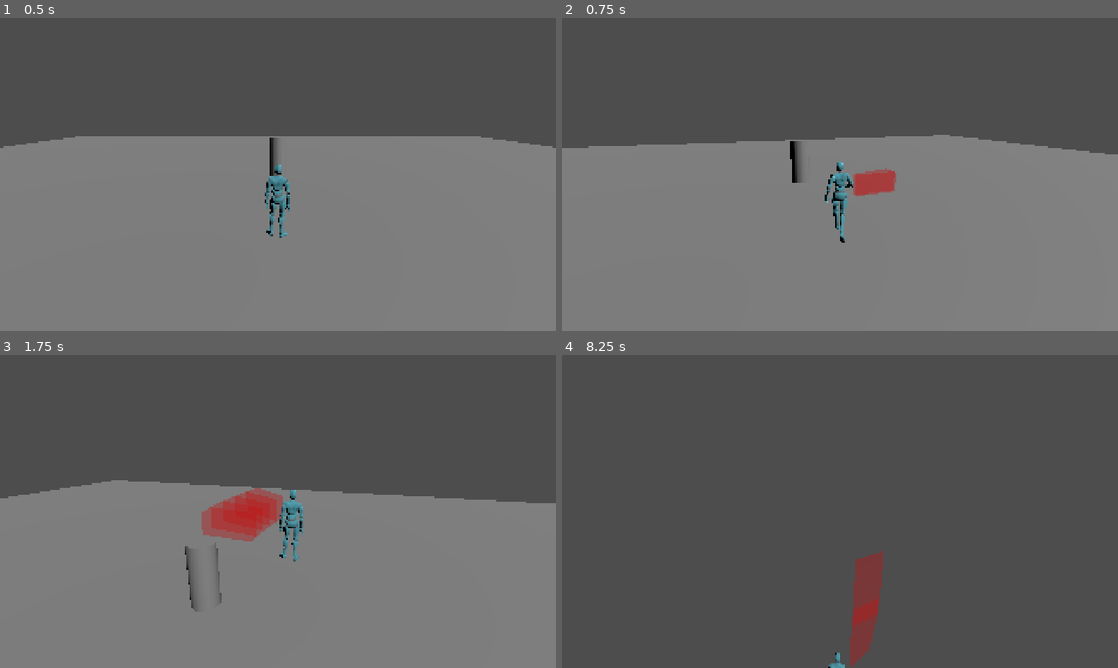
Above: before the commit, frames 1-4 (two rows, left to right).
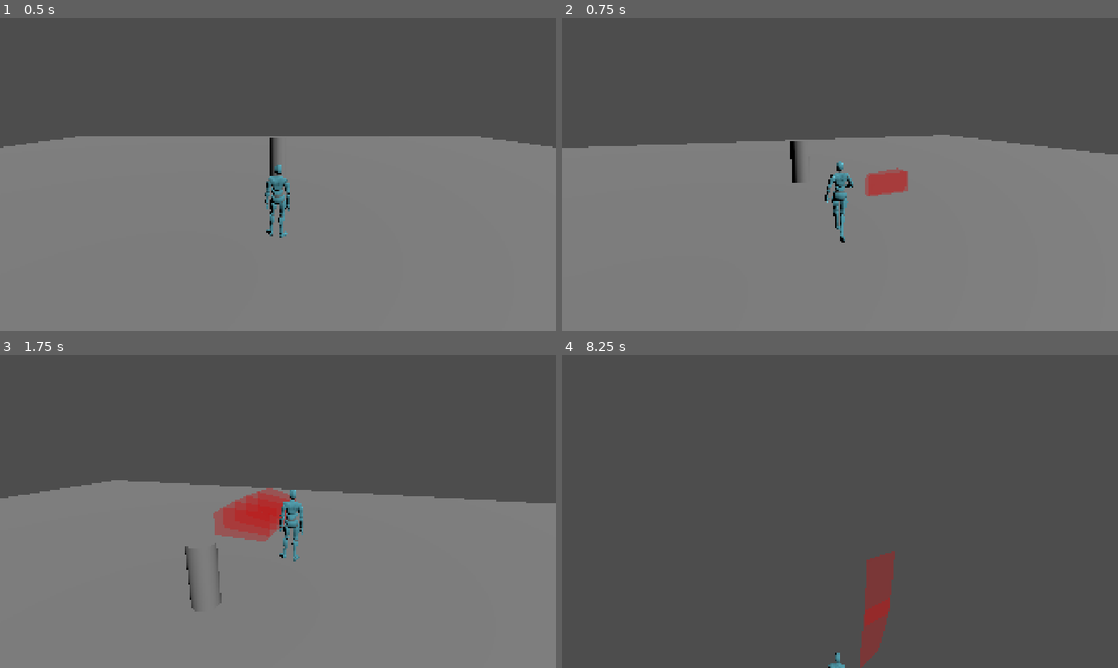
Above: after the commit, the same moments.

Repository: shroomiemies/GodscarCombatLab
Game: Godot game, scene res://scenes/tests/TestArena_Main.tscn
The game is run twice, just before and just after one commit, with the same random seed, the same clock (stepped at 60 frames per second) and the same inputs.
Inputs (mouse positions are in pixels of both pictures, inside the frame that each line leads up to):
- Up to frame 1 (0.5 s): no input
- Up to frame 2 (0.75 s): tap Enter at 0.5 s; move the mouse to (867, 174) at 0.52 s; press the mouse at (867, 174) at 0.53 s; hold W (move_forward) from 0.53 s (still down)
- Up to frame 3 (1.75 s): keep holding W (move_forward); tap Space (jump) at 0.77, 1.52 s; move the mouse to (250, 511) at 1.27 s; release the mouse at (250, 511) at 1.28 s; tap Middle mouse button (attack_offhand) at 1.35 s
- Up to frame 4 (8.25 s): move the mouse to (851, 505) at 2.02 s; hold Tab (lock_on) 2.03-2.78 s; move the mouse to (834, 517) at 2.77 s; tap Shift (sprint) at 2.85 s; tap Space (jump) at 3.02, 3.77, 4.52, 6.02, 6.77, 7.52 s; move the mouse to (878, 514) at 3.52 s; hold Mouse wheel up (weapon_next) 3.53-4.28 s; move the mouse to (795, 508) at 4.27 s; tap Mouse wheel down (weapon_previous) at 4.35 s; move the mouse to (845, 511) at 5.02 s; hold 1 (weapon_style_1) 5.03-5.78 s; move the mouse to (817, 505) at 5.77 s; release W (move_forward) at 5.78 s; hold D (move_right) 5.78-6.53 s; tap 2 (weapon_style_2) at 5.85 s; move the mouse to (867, 511) at 6.52 s; hold 3 (weapon_style_3) 6.53-7.28 s; hold W (move_forward) from 6.53 s (still down); move the mouse to (812, 511) at 7.27 s; tap 4 (weapon_style_4) at 7.35 s; move the mouse to (851, 505) at 8.02 s; press the mouse at (851, 505) at 8.03 s

Frame 1 is identical in both runs. In frame 2, 0.5% of the frame differs, in the area x 52-63%, y 47-57%; in frame 3, 0.9%; in frame 4, 1.5%, in the area x 51-60%, y 62-100%.

Commit message:
Added support for flexible attack traces

Diff:
--- /dev/null
+++ b/combat/attacks/sword/template_downward_slash.tres
@@ -0,0 +1,20 @@
+[gd_resource type="Resource" script_class="AttackData" format=3 uid="uid://dwony2rp2jvyc"]
+
+[ext_resource type="Script" uid="uid://2capoepq10aa" path="res://scripts/combat/data/HitVolumeData.gd" id="2_u5ic3"]
+[ext_resource type="Script" uid="uid://c42vo4ptgbva7" path="res://scripts/combat/data/AttackData.gd" id="3_5xm04"]
+[ext_resource type="Script" uid="uid://d18uxhhjg74nc" path="res://scripts/combat/data/WeaponTraceData.gd" id="5_nntk3"]
+[ext_resource type="Resource" uid="uid://dnfnle68s0gl1" path="res://combat/weapon_traces/sword/template_diagonal_down_trace.tres" id="6_iag8s"]
+
+[resource]
+script = ExtResource("3_5xm04")
+attack_id = &"template_downward_slash"
+active_duration = 0.5
+recovery_duration = 0.3
+movement_lock_strength = 0.8
+displacement_start_time = 0.18
+displacement_end_time = 0.5
+weapon_traces = Array[ExtResource("5_nntk3")]([ExtResource("6_iag8s")])
+combo_input_close_time = 0.68
+combo_chain_time = 0.6
+strong_combo_chain_time = 0.38
+metadata/_custom_type_script = "uid://c42vo4ptgbva7"
--- /dev/null
+++ b/combat/attacks/sword/template_overhead_chop.tres
@@ -0,0 +1,20 @@
+[gd_resource type="Resource" script_class="AttackData" format=3 uid="uid://j4kjqxok82xv"]
+
+[ext_resource type="Script" uid="uid://2capoepq10aa" path="res://scripts/combat/data/HitVolumeData.gd" id="2_ejjmy"]
+[ext_resource type="Script" uid="uid://c42vo4ptgbva7" path="res://scripts/combat/data/AttackData.gd" id="3_8qyjh"]
+[ext_resource type="Resource" uid="uid://xaq5h78865sf" path="res://combat/weapon_traces/sword/template_overhead_chop_trace.tres" id="4_6as61"]
+[ext_resource type="Script" uid="uid://d18uxhhjg74nc" path="res://scripts/combat/data/WeaponTraceData.gd" id="5_dswvl"]
+
+[resource]
+script = ExtResource("3_8qyjh")
+attack_id = &"template_downward_slash"
+active_duration = 0.5
+recovery_duration = 0.3
+movement_lock_strength = 0.8
+displacement_start_time = 0.18
+displacement_end_time = 0.5
+weapon_traces = Array[ExtResource("5_dswvl")]([ExtResource("4_6as61")])
+combo_input_close_time = 0.68
+combo_chain_time = 0.6
+strong_combo_chain_time = 0.38
+metadata/_custom_type_script = "uid://c42vo4ptgbva7"
--- /dev/null
+++ b/combat/attacks/sword/template_thrust.tres
@@ -0,0 +1,20 @@
+[gd_resource type="Resource" script_class="AttackData" format=3 uid="uid://cyf2tw3kt621u"]
+
+[ext_resource type="Script" uid="uid://2capoepq10aa" path="res://scripts/combat/data/HitVolumeData.gd" id="1_151gq"]
+[ext_resource type="Script" uid="uid://c42vo4ptgbva7" path="res://scripts/combat/data/AttackData.gd" id="2_4tlmh"]
+[ext_resource type="Script" uid="uid://d18uxhhjg74nc" path="res://scripts/combat/data/WeaponTraceData.gd" id="3_vww7x"]
+[ext_resource type="Resource" uid="uid://bveast5dc11oq" path="res://combat/weapon_traces/sword/template_thrust_trace.tres" id="4_151gq"]
+
+[resource]
+script = ExtResource("2_4tlmh")
+attack_id = &"template_thrust"
+active_duration = 0.5
+recovery_duration = 0.3
+movement_lock_strength = 0.8
+displacement_start_time = 0.18
+displacement_end_time = 0.5
+weapon_traces = Array[ExtResource("3_vww7x")]([ExtResource("4_151gq")])
+combo_input_close_time = 0.68
+combo_chain_time = 0.6
+strong_combo_chain_time = 0.38
+metadata/_custom_type_script = "uid://c42vo4ptgbva7"
--- /dev/null
+++ b/combat/attacks/sword/template_uppercut.tres
@@ -0,0 +1,20 @@
+[gd_resource type="Resource" script_class="AttackData" format=3 uid="uid://dm0ygoslev0mx"]
+
+[ext_resource type="Script" uid="uid://2capoepq10aa" path="res://scripts/combat/data/HitVolumeData.gd" id="1_lyirv"]
+[ext_resource type="Script" uid="uid://c42vo4ptgbva7" path="res://scripts/combat/data/AttackData.gd" id="2_nuqdl"]
+[ext_resource type="Script" uid="uid://d18uxhhjg74nc" path="res://scripts/combat/data/WeaponTraceData.gd" id="3_ts3lq"]
+[ext_resource type="Resource" uid="uid://h3hu8v615ja5" path="res://combat/weapon_traces/sword/template_uppercut_trace.tres" id="4_lyirv"]
+
+[resource]
+script = ExtResource("2_nuqdl")
+attack_id = &"template_uppercut"
+active_duration = 0.5
+recovery_duration = 0.3
+movement_lock_strength = 0.8
+displacement_start_time = 0.18
+displacement_end_time = 0.5
+weapon_traces = Array[ExtResource("3_ts3lq")]([ExtResource("4_lyirv")])
+combo_input_close_time = 0.68
+combo_chain_time = 0.6
+strong_combo_chain_time = 0.38
+metadata/_custom_type_script = "uid://c42vo4ptgbva7"
--- a/combat/styles/sword/sword_style.tres
+++ b/combat/styles/sword/sword_style.tres
@@ -2,13 +2,13 @@
 
 [ext_resource type="Script" uid="uid://cvt1h1nfxvs0i" path="res://scripts/combat/data/WeaponStyleData.gd" id="1_41noh"]
 [ext_resource type="Resource" uid="uid://t6o74g0evcwl" path="res://combat/attacks/sword/sword_basic_01.tres" id="1_wma6l"]
-[ext_resource type="Resource" uid="uid://b2anemgpc6pfd" path="res://combat/attacks/sword/sword_strong_01.tres" id="2_kbevm"]
+[ext_resource type="Resource" uid="uid://cyf2tw3kt621u" path="res://combat/attacks/sword/template_thrust.tres" id="2_wma6l"]
 
 [resource]
 script = ExtResource("1_41noh")
 style_id = &"sword"
 display_name = "Sword"
 default_basic_attack = ExtResource("1_wma6l")
-default_strong_attack = ExtResource("2_kbevm")
+default_strong_attack = ExtResource("2_wma6l")
 debug_description = " Lateral pressure style. Basics maintain pressure; strong attacks sidestep with commitment."
 metadata/_custom_type_script = "uid://cvt1h1nfxvs0i"
--- /dev/null
+++ b/combat/weapon_traces/sword/template_diagonal_down_trace.tres
@@ -0,0 +1,18 @@
+[gd_resource type="Resource" script_class="WeaponTraceData" format=3 uid="uid://dnfnle68s0gl1"]
+
+[ext_resource type="Script" uid="uid://d18uxhhjg74nc" path="res://scripts/combat/data/WeaponTraceData.gd" id="1_uhq01"]
+
+[resource]
+script = ExtResource("1_uhq01")
+end_time = 0.42
+sample_count = 8
+trace_mode = 1
+start_angle_degrees = 70.0
+vertical_arc_forward_offset = -0.95
+vertical_arc_start_height = 1.55
+vertical_arc_end_height = 0.75
+vertical_arc_start_x = 0.65
+vertical_arc_end_x = -0.55
+vertical_arc_depth_radius = 0.25
+debug_linger_time = 0.25
+metadata/_custom_type_script = "uid://d18uxhhjg74nc"
--- /dev/null
+++ b/combat/weapon_traces/sword/template_overhead_chop_trace.tres
@@ -0,0 +1,17 @@
+[gd_resource type="Resource" script_class="WeaponTraceData" format=3 uid="uid://xaq5h78865sf"]
+
+[ext_resource type="Script" uid="uid://d18uxhhjg74nc" path="res://scripts/combat/data/WeaponTraceData.gd" id="1_vfj82"]
+
+[resource]
+script = ExtResource("1_vfj82")
+start_time = 0.22
+end_time = 0.5
+sample_count = 8
+trace_mode = 1
+start_angle_degrees = 70.0
+vertical_arc_start_height = 1.9
+vertical_arc_depth_radius = 0.4
+trace_width = 0.65
+trace_height = 0.75
+debug_linger_time = 0.25
+metadata/_custom_type_script = "uid://d18uxhhjg74nc"
--- /dev/null
+++ b/combat/weapon_traces/sword/template_thrust_trace.tres
@@ -0,0 +1,16 @@
+[gd_resource type="Resource" script_class="WeaponTraceData" format=3 uid="uid://bveast5dc11oq"]
+
+[ext_resource type="Script" uid="uid://d18uxhhjg74nc" path="res://scripts/combat/data/WeaponTraceData.gd" id="1_3f61v"]
+
+[resource]
+script = ExtResource("1_3f61v")
+start_time = 0.16
+end_time = 0.34
+trace_mode = 2
+start_angle_degrees = 70.0
+start_position = Vector3(0, 1.15, -0.45)
+end_position = Vector3(-0.3, 1.15, -1.75)
+trace_width = 0.28
+trace_height = 0.28
+debug_linger_time = 0.25
+metadata/_custom_type_script = "uid://d18uxhhjg74nc"
--- /dev/null
+++ b/combat/weapon_traces/sword/template_uppercut_trace.tres
@@ -0,0 +1,20 @@
+[gd_resource type="Resource" script_class="WeaponTraceData" format=3 uid="uid://h3hu8v615ja5"]
+
+[ext_resource type="Script" uid="uid://d18uxhhjg74nc" path="res://scripts/combat/data/WeaponTraceData.gd" id="1_5gdh5"]
+
+[resource]
+script = ExtResource("1_5gdh5")
+end_time = 0.42
+sample_count = 8
+trace_mode = 1
+start_angle_degrees = 70.0
+vertical_arc_forward_offset = -0.75
+vertical_arc_start_height = 0.55
+vertical_arc_end_height = 1.65
+vertical_arc_start_x = -0.25
+vertical_arc_end_x = 0.25
+vertical_arc_depth_radius = 0.25
+trace_width = 0.55
+trace_height = 0.7
+debug_linger_time = 0.25
+metadata/_custom_type_script = "uid://d18uxhhjg74nc"
--- a/scripts/combat/CombatController.gd
+++ b/scripts/combat/CombatController.gd
@@ -34,6 +34,8 @@
 var strong_charge_time: float = 0.0
 var stored_strong_charge_time: float = 0.0
 var current_attack_charge_fraction: float = 0.0
+var current_main_hand_trace_origin_offset: Vector3 = Vector3(0.28, 0.0, 0.0)
+var current_off_hand_trace_origin_offset: Vector3 = Vector3(-0.28, 0.0, 0.0)
 
 func _ready() -> void:
 	if hitbox_emitter != null:
@@ -470,6 +472,12 @@
 	default_attack = style_data.default_basic_attack
 	default_strong_attack = style_data.default_strong_attack
 
+	current_main_hand_trace_origin_offset = style_data.main_hand_trace_origin_offset
+	current_off_hand_trace_origin_offset = style_data.off_hand_trace_origin_offset
+
+	if hitbox_emitter != null:
+		hitbox_emitter.trace_origin_offset = current_main_hand_trace_origin_offset
+
 	print("Equipped weapon style: ", style_data.display_name)
 
 	if default_attack == null:
--- a/scripts/combat/data/WeaponStyleData.gd
+++ b/scripts/combat/data/WeaponStyleData.gd
@@ -8,5 +8,9 @@
 @export var default_basic_attack: AttackData
 @export var default_strong_attack: AttackData
 
+@export_group("Trace Origin")
+@export var main_hand_trace_origin_offset: Vector3 = Vector3(0.28, 0.0, 0.0)
+@export var off_hand_trace_origin_offset: Vector3 = Vector3(-0.28, 0.0, 0.0)
+
 @export_group("Debug")
 @export var debug_description: String = ""
--- a/scripts/combat/data/WeaponTraceData.gd
+++ b/scripts/combat/data/WeaponTraceData.gd
@@ -1,22 +1,47 @@
 class_name WeaponTraceData
 extends Resource
+
+enum TraceMode {
+	HORIZONTAL_ARC,
+	VERTICAL_ARC,
+	THRUST,
+	LINEAR,
+}
 
 @export_group("Timing")
 @export var start_time: float = 0.18
 @export var end_time: float = 0.36
-@export_range(1, 16, 1) var sample_count: int = 6
+@export_range(1, 24, 1) var sample_count: int = 6
+
+@export_group("Trace Mode")
+@export var trace_mode: TraceMode = TraceMode.HORIZONTAL_ARC
 
 @export_group("Arc Shape")
 @export var inner_radius: float = 0.35
 @export var outer_radius: float = 1.35
 @export var height: float = 1.1
-@export var vertical_thickness: float = 0.45
+@export var vertical_thickness: float = 0.45	#height of horizontal slash band
+@export var blade_thickness: float = 0.25		#front/back thickness of slash band
 
-@export_group("Arc Angles")
+@export_group("Horizontal Arc")
 @export var start_angle_degrees: float = 55.0
 @export var end_angle_degrees: float = -55.0
 
-@export_group("Local Transform")
+@export_group("Vertical Arc")
+@export var vertical_arc_forward_offset: float = -0.85
+@export var vertical_arc_start_height: float = 1.75
+@export var vertical_arc_end_height: float = 0.65
+@export var vertical_arc_start_x: float = 0.0
+@export var vertical_arc_end_x: float = 0.0
+@export var vertical_arc_depth_radius: float = 0.35
+
+@export_group("Linear / Thrust")
+@export var start_position: Vector3 = Vector3(0.0, 1.1, -0.45)
+@export var end_position: Vector3 = Vector3(0.0, 1.1, -1.65)
+@export var trace_width: float = 0.35				#size of thrust/linear attack cross-section
+@export var trace_height: float = 0.35
+
+@export_group("Path Rotation")
 @export var local_position: Vector3 = Vector3.ZERO
 @export var local_rotation_degrees: Vector3 = Vector3.ZERO
 
--- a/scripts/hit_detection/HitboxEmitter.gd
+++ b/scripts/hit_detection/HitboxEmitter.gd
@@ -7,6 +7,7 @@
 @export var linger_debug_material: Material
 @export_flags_3d_physics var hurtbox_collision_mask: int = 1 << 3
 @export var source_actor: Node3D
+@export var trace_origin_offset: Vector3 = Vector3.ZERO
 
 var active_debug_meshes: Array[Node3D] = []
 var lingering_debug_meshes: Array[Node3D] = []
@@ -276,45 +277,26 @@
 	return points
 
 func _get_trace_sample_points(
-	trace: WeaponTraceData,
-	normalized_time: float,
-	base_transform: Transform3D
-) -> Array[Vector3]:
-	var local_transform := Transform3D(
-		Basis.from_euler(Vector3(
-			deg_to_rad(trace.local_rotation_degrees.x),
-			deg_to_rad(trace.local_rotation_degrees.y),
-			deg_to_rad(trace.local_rotation_degrees.z)
-		)),
-		trace.local_position
-	)
-
-	var combined_transform := base_transform * local_transform
-
-	var angle :float = lerp(deg_to_rad(trace.start_angle_degrees)
-		,deg_to_rad(trace.end_angle_degrees),
-		normalized_time
-	)
-
-	var direction := Vector3(sin(angle), 0.0, -cos(angle)).normalized()
-
-	var inner_center := direction * trace.inner_radius
-	var outer_center := direction * trace.outer_radius
-
-	var lower_y := trace.height - trace.vertical_thickness * 0.5
-	var upper_y := trace.height + trace.vertical_thickness * 0.5
-
-	var inner_lower := inner_center + Vector3(0.0, lower_y, 0.0)
-	var inner_upper := inner_center + Vector3(0.0, upper_y, 0.0)
-	var outer_lower := outer_center + Vector3(0.0, lower_y, 0.0)
-	var outer_upper := outer_center + Vector3(0.0, upper_y, 0.0)
-
-	return [
-		combined_transform * inner_lower,
-		combined_transform * inner_upper,
-		combined_transform * outer_lower,
-		combined_transform * outer_upper,
-	]
+	trace: WeaponTraceData,normalized_time: float,base_transform: Transform3D) -> Array[Vector3]:
+	var origin_transform := Transform3D(Basis.IDENTITY, trace_origin_offset)
+	var local_transform := _get_trace_local_transform(trace)
+	var combined_transform := base_transform * origin_transform * local_transform
+
+	match trace.trace_mode:
+		WeaponTraceData.TraceMode.HORIZONTAL_ARC:
+			return _get_horizontal_arc_sample_points(trace, normalized_time, combined_transform)
+
+		WeaponTraceData.TraceMode.VERTICAL_ARC:
+			return _get_vertical_arc_sample_points(trace, normalized_time, combined_transform)
+
+		WeaponTraceData.TraceMode.THRUST:
+			return _get_thrust_sample_points(trace, normalized_time, combined_transform)
+
+		WeaponTraceData.TraceMode.LINEAR:
+			return _get_linear_sample_points(trace, normalized_time, combined_transform)
+
+		_:
+			return _get_horizontal_arc_sample_points(trace, normalized_time, combined_transform)
 
 func _spawn_swept_trace_debug_mesh(points: PackedVector3Array, linger_time: float) -> void:
 	if points.size() != 8:
@@ -391,3 +373,176 @@
 	indices.append(a)
 	indices.append(c)
 	indices.append(d)
+
+func _get_trace_local_transform(trace: WeaponTraceData) -> Transform3D:
+	var local_basis := Basis()
+	local_basis = local_basis.rotated(Vector3.RIGHT, deg_to_rad(trace.local_rotation_degrees.x))
+	local_basis = local_basis.rotated(Vector3.UP, deg_to_rad(trace.local_rotation_degrees.y))
+	local_basis = local_basis.rotated(Vector3.FORWARD, deg_to_rad(trace.local_rotation_degrees.z))
+
+	return Transform3D(local_basis, trace.local_position)
+
+func _get_horizontal_arc_sample_points(
+	trace: WeaponTraceData,
+	normalized_time: float,
+	combined_transform: Transform3D
+) -> Array[Vector3]:
+	var angle :float = lerp(
+		deg_to_rad(trace.start_angle_degrees), deg_to_rad(trace.end_angle_degrees), normalized_time)
+
+	var radial_direction := Vector3(sin(angle), 0.0, -cos(angle)).normalized()
+	var tangent_direction := Vector3(cos(angle), 0.0, sin(angle)).normalized()
+	var up_direction := Vector3.UP
+
+	var center_radius := (trace.inner_radius + trace.outer_radius) * 0.5
+	var width := trace.outer_radius - trace.inner_radius
+	var height_size := trace.vertical_thickness
+
+	var center := radial_direction * center_radius + Vector3(0.0, trace.height, 0.0)
+
+	return _build_oriented_sample_rectangle(
+		center,
+		radial_direction,
+		up_direction,
+		width,
+		height_size,
+		combined_transform
+	)
+
+func _get_vertical_arc_sample_points(
+	trace: WeaponTraceData,
+	normalized_time: float,
+	combined_transform: Transform3D
+) -> Array[Vector3]:
+	var x :float = lerp(trace.vertical_arc_start_x, trace.vertical_arc_end_x, normalized_time)
+	var y :float = lerp(trace.vertical_arc_start_height, trace.vertical_arc_end_height, normalized_time)
+
+	# Add a subtle curve in depth so overhead chops do not look like a flat elevator.
+	var arc_curve := sin(normalized_time * PI)
+	var z := trace.vertical_arc_forward_offset - arc_curve * trace.vertical_arc_depth_radius
+
+	var center := Vector3(x, y, z)
+
+	var path_direction := Vector3(
+		trace.vertical_arc_end_x - trace.vertical_arc_start_x,
+		trace.vertical_arc_end_height - trace.vertical_arc_start_height,
+		0.0
+	)
+
+	if path_direction.length_squared() < 0.0001:
+		path_direction = Vector3.DOWN
+
+	path_direction = path_direction.normalized()
+
+	# Width runs across the character for vertical cuts.
+	var width_axis := Vector3.RIGHT
+
+	# Height axis follows the vertical travel direction.
+	var height_axis := path_direction
+
+	# If path direction is too parallel to width axis, fall back.
+	if abs(width_axis.dot(height_axis)) > 0.95:
+		height_axis = Vector3.UP
+
+	return _build_oriented_sample_rectangle(
+		center,
+		width_axis,
+		height_axis,
+		trace.trace_width,
+		trace.trace_height,
+		combined_transform
+	)
+
+func _get_thrust_sample_points(
+	trace: WeaponTraceData,
+	normalized_time: float,
+	combined_transform: Transform3D
+) -> Array[Vector3]:
+	var center := trace.start_position.lerp(trace.end_position, normalized_time)
+
+	var thrust_direction := (trace.end_position - trace.start_position)
+
+	if thrust_direction.length_squared() < 0.0001:
+		thrust_direction = Vector3.FORWARD * -1.0
+
+	thrust_direction = thrust_direction.normalized()
+
+	var width_axis := Vector3.RIGHT
+	var height_axis := Vector3.UP
+
+	return _build_oriented_sample_rectangle(
+		center,
+		width_axis,
+		height_axis,
+		trace.trace_width,
+		trace.trace_height,
+		combined_transform
+	)
+
+func _get_linear_sample_points(
+	trace: WeaponTraceData,
+	normalized_time: float,
+	combined_transform: Transform3D
+) -> Array[Vector3]:
+	var center := trace.start_position.lerp(trace.end_position, normalized_time)
+
+	var movement_direction := trace.end_position - trace.start_position
+
+	if movement_direction.length_squared() < 0.0001:
+		movement_direction = Vector3(0.0, 0.0, -1.0)
+
+	movement_direction = movement_direction.normalized()
+
+	var width_axis := Vector3.RIGHT
+	var height_axis := Vector3.UP
+
+	return _build_oriented_sample_rectangle(
+		center,
+		width_axis,
+		height_axis,
+		trace.trace_width,
+		trace.trace_height,
+		combined_transform
+	)
+
+func _build_oriented_sample_rectangle(
+	center: Vector3,
+	width_axis: Vector3,
+	height_axis: Vector3,
+	width: float,
+	height_size: float,
+	transform: Transform3D
+) -> Array[Vector3]:
+	if width_axis.length_squared() < 0.0001:
+		width_axis = Vector3.RIGHT
+
+	if height_axis.length_squared() < 0.0001:
+		height_axis = Vector3.UP
+
+	width_axis = width_axis.normalized()
+	height_axis = height_axis.normalized()
+
+	# Make axes orthogonal enough for a stable rectangle.
+	height_axis = (height_axis - width_axis * height_axis.dot(width_axis))
+
+	if height_axis.length_squared() < 0.0001:
+		height_axis = Vector3.UP
+
+	height_axis = height_axis.normalized()
+
+	var half_width := width * 0.5
+	var half_height := height_size * 0.5
+
+	var left := center - width_axis * half_width
+	var right := center + width_axis * half_width
+	var lower_left := left - height_axis * half_height
+	var upper_left := left + height_axis * half_height
+	var lower_right := right - height_axis * half_height
+	var upper_right := right + height_axis * half_height
+
+	return [
+		transform * lower_left,
+		transform * upper_left,
+		transform * lower_right,
+		transform * upper_right,
+	]
Not shown, added: docs/asset_credits.md
Not shown, added: docs/current_scope.md
